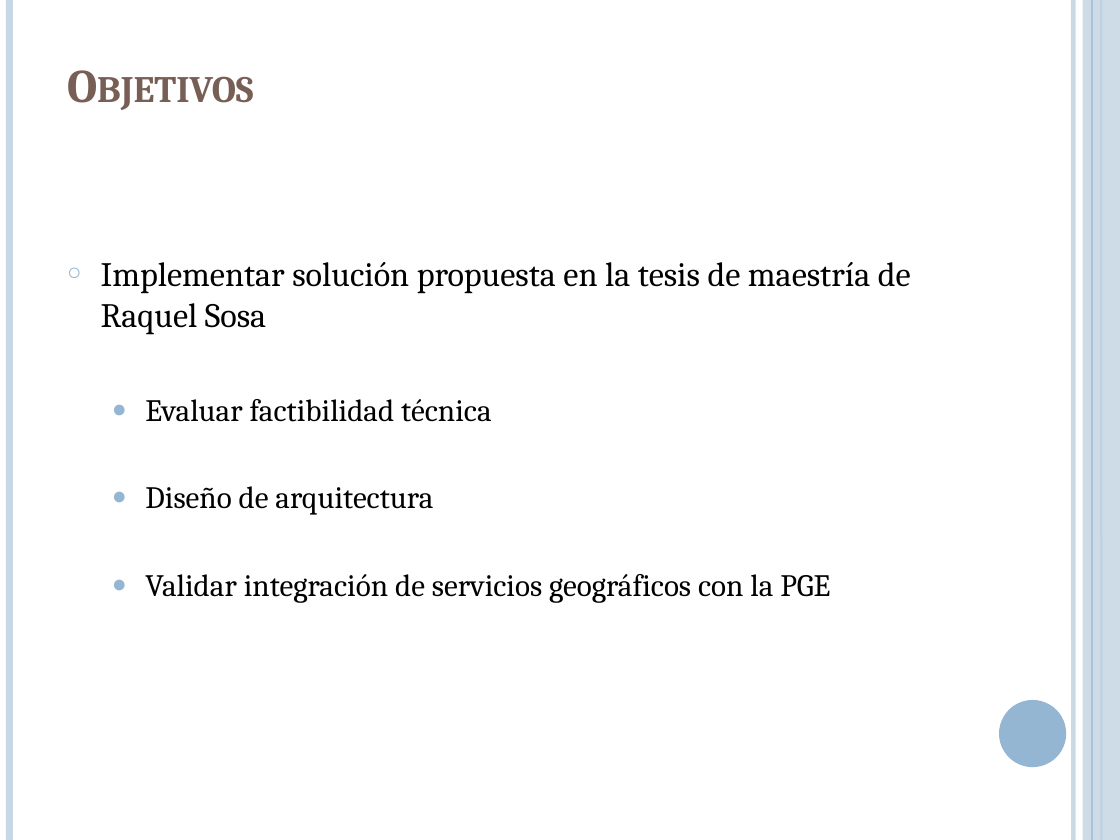
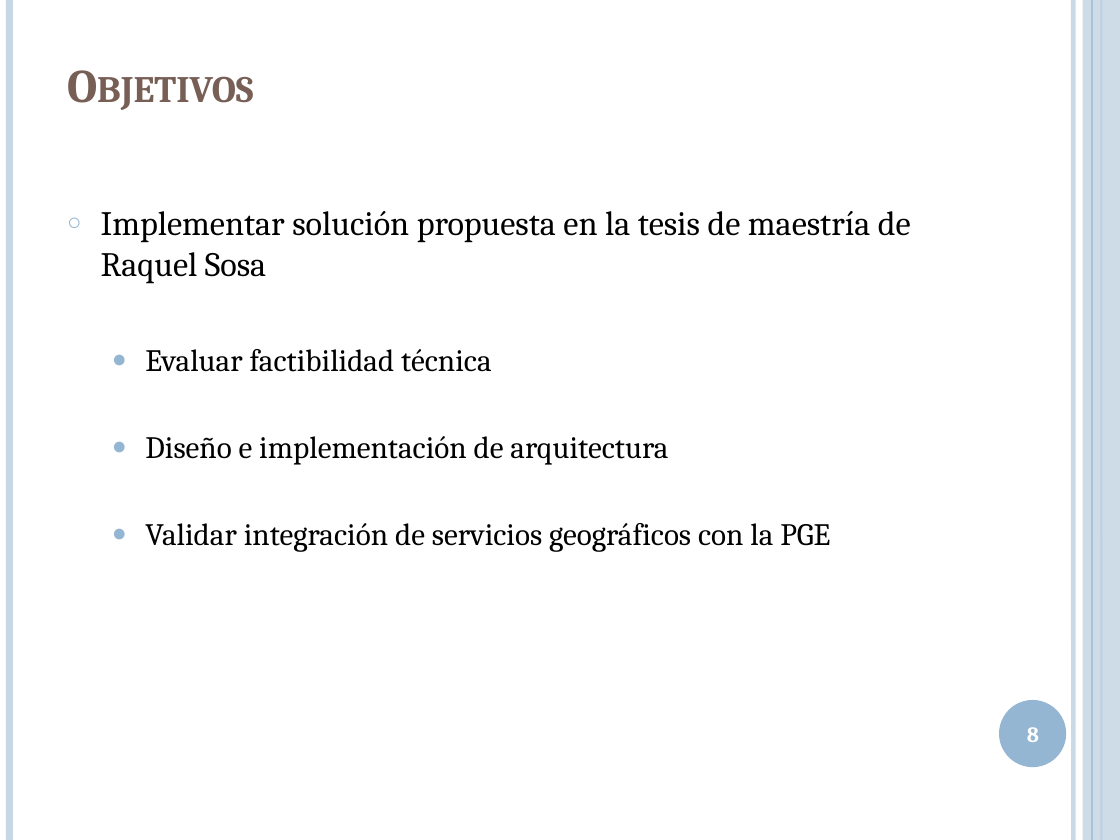
Before and after one commit to lcpaso1/integracion-gis-pge, a slide deck: slide 8 of Presentacion.pptx. Drawn at 1120x840 pixels with LibreOffice and Linux fonts; fonts in the diff are those of the drawing. Boxes give left, top, right and bottom in pixels: in the first picture for what was removed or moved away, otherwise in the second. Text is boxed around its words. In the diff, an @@ line names an element or a change of style, - is before the commit and + after.

```diff
--- a/Presentacion.pptx
+++ b/Presentacion.pptx
@@ text at <box>145,436,668,465</box>: text changed @@
-  ● Diseño de arquitectura
+  ● Diseño e implementación de arquitectura
@@ page number added at <box>1027,727,1039,742</box>, 14 pt, text #FFFFFF, bold @@
+8
```
Also in this commit, not shown: 24 other slides changed, 5 slides added, 4 slides removed.
